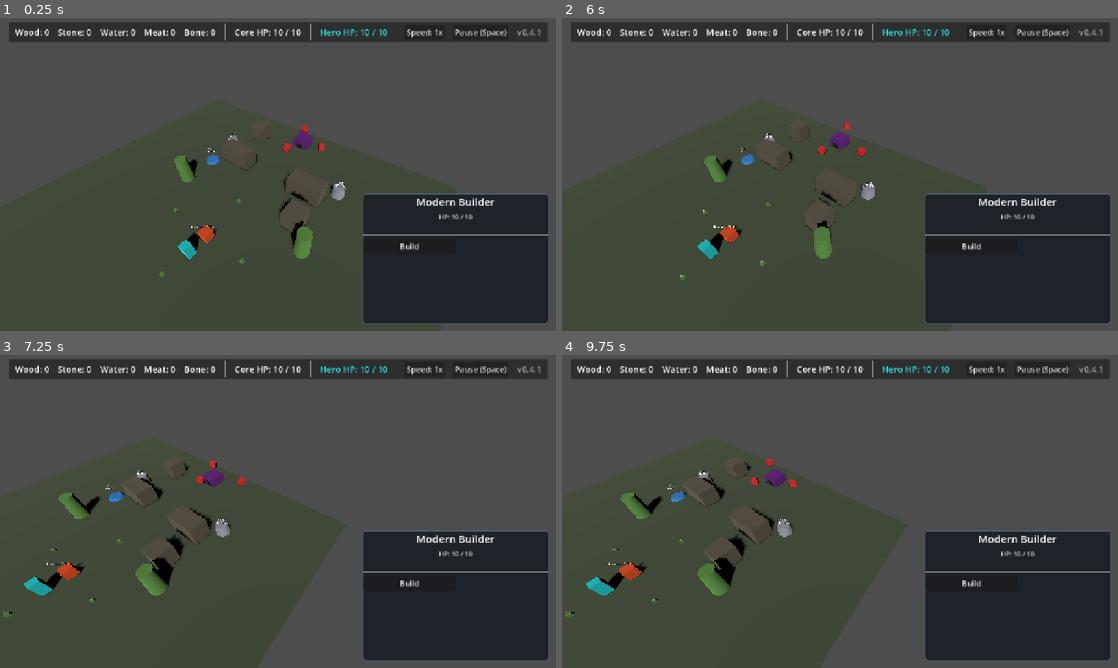
Above: before the commit, frames 1-4 (two rows, left to right).
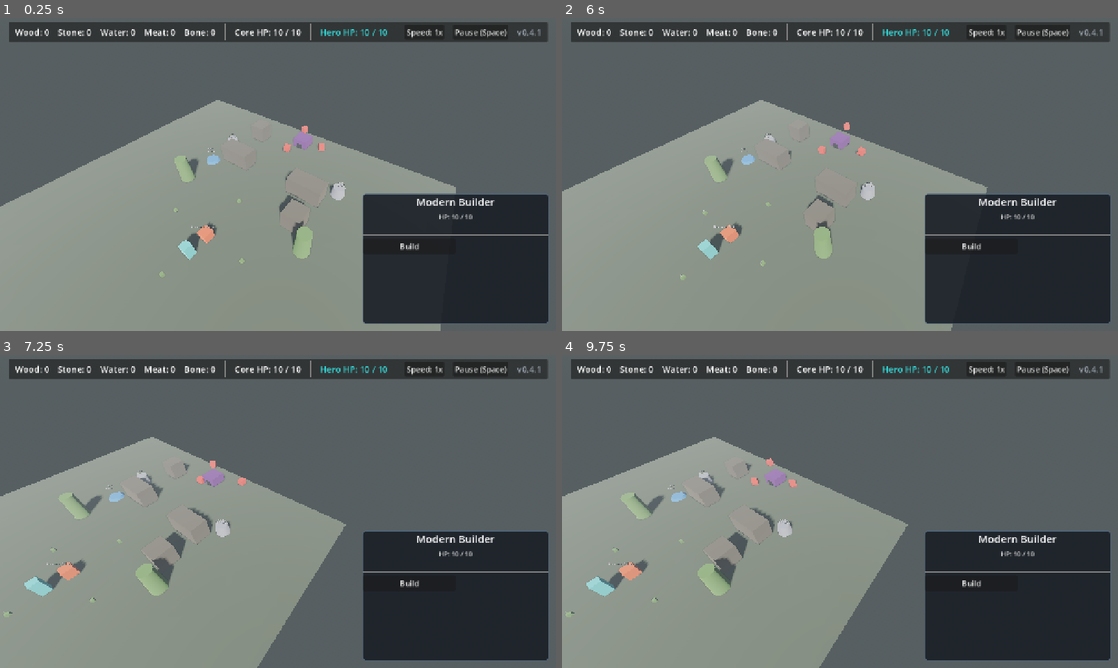
Above: after the commit, the same moments.

Repository: kcokz/dino-td
Game: Godot game, scene res://scenes/CabinInterior.tscn
Same seed, same stepped clock (60 frames per second), same inputs: the game is played once before the commit and once after it.
Inputs (mouse positions are in pixels of both pictures, inside the frame that each line leads up to):
- Up to frame 1 (0.25 s): no input
- Up to frame 2 (6 s): click "Speed: 1x" at 0.5 s; click "Speed: 2x" at 1.25 s; click "Speed: 3x" at 2 s; click "Build" at 2.75 s; click "Back" at 3.5 s; click "Pause (Space)" at 4.25 s; click "Resume (Space)" at 5 s; move the mouse to (962, 158) at 5.77 s; hold D from 5.78 s (still down); tap 0 at 5.85 s; click (962, 158) at 5.92 s
- Up to frame 3 (7.25 s): release D at 6.5 s; drag from (166, 527) to (250, 574) at 6.52 s
- Up to frame 4 (9.75 s): move the mouse to (895, 442) at 7.27 s; hold D 7.28-8 s; tap 0 at 7.35, 8.85 s; drag from (812, 574) to (673, 464) at 8.02 s; move the mouse to (1006, 558) at 8.77 s; hold A 8.78-9.5 s; drag from (673, 464) to (756, 433) at 9.52 s

The runs differ from the first frame. In frame 1, 41% of the frame differs, in the area x 0-82%, y 26-100%; in frame 2, 41%; in frame 3, 35%; in frame 4, 35%.

Commit message:
feat(v0.5): scene environment brings realistic PBR atmosphere to the level
In a fixed high-angle isometric perspective, realistic visual cohesion is driven
far more by tonemapping, shadow grounding, ambient fill, and atmospheric depth
than by polygon budgets. Models arriving at varied geometric densities still read
as a single unified world when illumination and occlusion match.

Main.tscn previously had no WorldEnvironment -- only a single unmanaged
DirectionalLight3D, leaving shadows harsh and ungrounded, sky uniform, and highlights
prone to harsh digital clipping.

Changes:
  * scripts/autoload/Config.gd: Added ENVIRONMENT configuration dictionary.
    - Tonemapping: AgX mode for smooth highlight compression on dinosaur scales and rocks.
    - Procedural sky: warm dust-horizon scattering matching prehistoric landscape.
    - Ambient lighting: sky-derived fill softening dark cavities without washing out contrast.
    - SSAO: 1.5m radius ambient occlusion grounding feet and fences firmly into the terrain.
    - Glow: restrained softlight bloom avoiding artificial neon aesthetic.
    - Atmospheric fog: exponential distance haze starting at 26m and extending to 48m,
      providing scale across the 40x40 map while keeping active combat clear.
    - Directional sun: tuned shadow bias, normal bias, and 48m shadow coverage.
  * scripts/fx/SceneEnvironment.gd: WorldEnvironment node script dynamically applying
    Config.ENVIRONMENT to both Environment and DirectionalLight3D in _ready().
  * scenes/Main.tscn: Instantiates WorldEnvironment with SceneEnvironment script.
  * tests/test_v05_environment.gd: 8 tests (63 assertions) verifying configuration
    derivation, feature toggles, and underground cabin interior compatibility.

Alternatives considered and rejected:
  * Baking environment properties into Main.tscn: Rejected because scene-serialized
    numbers cannot be programmatically verified against Config, violate the single source
    of truth constitution, and require editor GUI to tune.
  * ACES tonemapping: Tested and rejected in favor of AgX, as AgX handles high-energy
    specular rolloff on low-poly bevels without oversaturating highlight fringes.
  * Separate indoor environment for cabin: Rejected as unnecessary complexity.
    Because fog begins at 26.0m and the underground room is within 7m of its camera,
    the dedicated CabinLight (omni range 14m, energy 1.4) maintains clear, warm indoor
    legibility without conflicting with outdoor atmospheric settings.

Tests: 606 passing across all 35 suites, 0 failures. Headless smoke test runs cleanly.

Co-Authored-By: Claude Opus 5 <noreply@anthropic.com>

Diff:
--- a/scenes/Main.tscn
+++ b/scenes/Main.tscn
@@ -1,10 +1,13 @@
-[gd_scene load_steps=9 format=3 uid="uid://c3mainscene0001"]
+[gd_scene load_steps=11 format=3 uid="uid://c3mainscene0001"]
 
 [ext_resource type="Script" path="res://scripts/core/Main.gd" id="1_main"]
 [ext_resource type="Script" path="res://scripts/core/GridManager.gd" id="2_grid"]
 [ext_resource type="Script" path="res://scripts/core/BuildSystem.gd" id="3_build"]
 [ext_resource type="Script" path="res://scripts/core/WaveManager.gd" id="4_wave"]
 [ext_resource type="PackedScene" path="res://scenes/ui/HUD.tscn" id="5_hud"]
+[ext_resource type="Script" path="res://scripts/fx/SceneEnvironment.gd" id="6_env"]
+
+[sub_resource type="Environment" id="Environment_main"]
 
 [sub_resource type="PlaneMesh" id="PlaneMesh_ground"]
 size = Vector2(40, 40)
@@ -17,6 +20,10 @@
 
 [node name="Main" type="Node3D"]
 script = ExtResource("1_main")
+
+[node name="WorldEnvironment" type="WorldEnvironment" parent="."]
+environment = SubResource("Environment_main")
+script = ExtResource("6_env")
 
 [node name="Camera3D" type="Camera3D" parent="."]
 transform = Transform3D(0.819152, -0.40558, 0.40558, 0, 0.707107, 0.707107, -0.573576, -0.579228, 0.579228, 12, 18, 5)
--- a/scripts/autoload/Config.gd
+++ b/scripts/autoload/Config.gd
@@ -806,3 +806,78 @@
 		var raw_key = DINOS[type_id].get("name", type_id)
 		return TranslationServer.translate(raw_key)
 	return TranslationServer.translate(type_id)
+
+# ==============================================================================
+# 15. Scene Environment & Lighting (v0.5)
+# ==============================================================================
+
+## Realistic PBR presentation environment.
+##
+## In a game with a fixed high-angle isometric camera, visual coherence is driven by
+## light, shadow contact, atmospheric depth, and tonemapping rolloff rather than
+## micro-level polygon counts. Models arriving in varied polygon densities still read
+## as one cohesive world if the light and ground occlusion are right.
+const ENVIRONMENT: Dictionary = {
+	# Tonemapping: AgX provides photographic highlight compression, preventing hot
+	# specular spots on dinosaur scales or bright stones from blowing out to chalk.
+	"tonemap_mode": Environment.TONE_MAPPER_AGX,
+	"tonemap_exposure": 1.0,
+	"tonemap_white": 1.0,
+
+	# Procedural Sky: Prehistoric atmosphere with clear upper troposphere and dust-laden horizon.
+	"background_mode": Environment.BG_SKY,
+	"sky_top_color": Color(0.35, 0.45, 0.58),       # Subdued cool zenith
+	"sky_horizon_color": Color(0.72, 0.75, 0.77),   # Hazy horizon scattering
+	"ground_bottom_color": Color(0.18, 0.20, 0.16), # Dark terrain bounce
+	"ground_horizon_color": Color(0.55, 0.58, 0.54),
+	"sun_angle_max": 30.0,
+	"sun_curve": 0.15,
+
+	# Ambient Lighting: Uses the procedural sky as the source so shadow sides receive
+	# soft natural fill tinted by the sky, avoiding pitch-black cavities under trees and rocks.
+	"ambient_source": Environment.AMBIENT_SOURCE_SKY,
+	"ambient_color": Color(0.85, 0.90, 0.95),
+	"ambient_energy": 0.35,
+	"ambient_sky_contribution": 0.55,
+
+	# SSAO: Screen-space ambient occlusion is the single most cost-effective feature for
+	# top-down view. It plants trees, walls, and dinosaur feet firmly onto the ground
+	# plane without floating. Radius is 1.5m, scaled to the 2.0m tile size.
+	"ssao_enabled": true,
+	"ssao_radius": 1.5,
+	"ssao_intensity": 1.8,
+	"ssao_power": 1.5,
+	"ssao_detail": 0.5,
+
+	# Glow: Kept restrained (0.3 intensity, low bloom) to avoid the synthetic plastic
+	# look of over-bloomed indie titles. Softens hot highlights naturally.
+	"glow_enabled": true,
+	"glow_intensity": 0.3,
+	"glow_bloom": 0.08,
+	"glow_blend_mode": Environment.GLOW_BLEND_MODE_SOFTLIGHT,
+
+	# Atmospheric Fog: Distance haze provides depth across the 40x40 map.
+	# Begins at 26m (just outside the primary combat zone) and deepens towards the map edge (48m),
+	# giving the illusion of a vast primordial landscape without obscuring active gameplay.
+	"fog_enabled": true,
+	"fog_mode": Environment.FOG_MODE_EXPONENTIAL,
+	"fog_light_color": Color(0.68, 0.73, 0.78),
+	"fog_light_energy": 0.85,
+	"fog_density": 0.008,
+	"fog_aerial_perspective": 0.4,
+	"fog_sky_affect": 0.35,
+	"fog_depth_begin": 26.0,
+	"fog_depth_end": 48.0,
+
+	# Directional Sun Light:
+	# Matches the ancient daylight angle. Shadow bias and normal bias are tuned to eliminate
+	# shadow acne on low-poly bevels while keeping tight shadow contact at feet and bases.
+	# Max shadow distance is 48.0m to encompass the entire 40x40 ground plane from Camera3D.
+	"sun_light_color": Color(1.0, 0.96, 0.90),
+	"sun_light_energy": 1.15,
+	"sun_shadow_enabled": true,
+	"sun_shadow_bias": 0.03,
+	"sun_shadow_normal_bias": 1.2,
+	"sun_shadow_blur": 1.2,
+	"sun_shadow_max_distance": 48.0,
+}
--- /dev/null
+++ b/scripts/fx/SceneEnvironment.gd
@@ -0,0 +1,124 @@
+# res://scripts/fx/SceneEnvironment.gd
+class_name SceneEnvironment
+extends WorldEnvironment
+
+## Configures the scene's WorldEnvironment and DirectionalLight3D from Config.ENVIRONMENT.
+##
+## Keeping all numbers in Config guarantees a single source of truth: designers can tune
+## prehistoric sky colors, fog distances, and shadow bias in one data block, and tests can
+## verify that presentation properties match declared values without opening .tscn files.
+
+func _ready() -> void:
+	apply_environment_config()
+	apply_sun_config()
+
+## Builds or updates the attached Environment resource according to Config.ENVIRONMENT.
+func apply_environment_config() -> void:
+	var cfg = _get_config()
+	if cfg == null or not ("ENVIRONMENT" in cfg):
+		return
+	var env_data: Dictionary = cfg.ENVIRONMENT
+
+	if environment == null:
+		environment = Environment.new()
+
+	# 1. Tonemapping -- AgX prevents highlight blowout on pale rock and dinosaur scales.
+	environment.tonemap_mode = int(env_data.get("tonemap_mode", Environment.TONE_MAPPER_AGX))
+	environment.tonemap_exposure = float(env_data.get("tonemap_exposure", 1.0))
+	environment.tonemap_white = float(env_data.get("tonemap_white", 1.0))
+
+	# 2. Background & Procedural Sky -- Prehistoric atmosphere with warm dust-haze horizon.
+	environment.background_mode = int(env_data.get("background_mode", Environment.BG_SKY))
+	if environment.sky == null:
+		environment.sky = Sky.new()
+	var sky_mat := environment.sky.sky_material as ProceduralSkyMaterial
+	if sky_mat == null:
+		sky_mat = ProceduralSkyMaterial.new()
+		environment.sky.sky_material = sky_mat
+
+	if env_data.has("sky_top_color"):
+		sky_mat.sky_top_color = env_data["sky_top_color"]
+	if env_data.has("sky_horizon_color"):
+		sky_mat.sky_horizon_color = env_data["sky_horizon_color"]
+	if env_data.has("ground_bottom_color"):
+		sky_mat.ground_bottom_color = env_data["ground_bottom_color"]
+	if env_data.has("ground_horizon_color"):
+		sky_mat.ground_horizon_color = env_data["ground_horizon_color"]
+	if env_data.has("sun_angle_max"):
+		sky_mat.sun_angle_max = float(env_data["sun_angle_max"])
+	if env_data.has("sun_curve"):
+		sky_mat.sun_curve = float(env_data["sun_curve"])
+
+	# 3. Ambient Light -- Sky contribution softly fills shadows so details remain legible.
+	environment.ambient_light_source = int(env_data.get("ambient_source", Environment.AMBIENT_SOURCE_SKY))
+	if env_data.has("ambient_color"):
+		environment.ambient_light_color = env_data["ambient_color"]
+	environment.ambient_light_energy = float(env_data.get("ambient_energy", 0.35))
+	environment.ambient_light_sky_contribution = float(env_data.get("ambient_sky_contribution", 0.55))
+
+	# 4. SSAO -- Plants stakes, buildings, and dinosaur feet firmly onto terrain.
+	environment.ssao_enabled = bool(env_data.get("ssao_enabled", true))
+	environment.ssao_radius = float(env_data.get("ssao_radius", 1.5))
+	environment.ssao_intensity = float(env_data.get("ssao_intensity", 1.8))
+	environment.ssao_power = float(env_data.get("ssao_power", 1.5))
+	environment.ssao_detail = float(env_data.get("ssao_detail", 0.5))
+
+	# 5. Glow -- Restrained bloom to preserve natural PBR response without neon bleed.
+	environment.glow_enabled = bool(env_data.get("glow_enabled", true))
+	environment.glow_intensity = float(env_data.get("glow_intensity", 0.3))
+	environment.glow_bloom = float(env_data.get("glow_bloom", 0.08))
+	environment.glow_blend_mode = int(env_data.get("glow_blend_mode", Environment.GLOW_BLEND_MODE_SOFTLIGHT))
+
+	# 6. Atmospheric Fog -- Distance haze softening map borders while keeping playfield sharp.
+	environment.fog_enabled = bool(env_data.get("fog_enabled", true))
+	environment.fog_mode = int(env_data.get("fog_mode", Environment.FOG_MODE_EXPONENTIAL))
+	if env_data.has("fog_light_color"):
+		environment.fog_light_color = env_data["fog_light_color"]
+	environment.fog_light_energy = float(env_data.get("fog_light_energy", 0.85))
+	environment.fog_density = float(env_data.get("fog_density", 0.008))
+	environment.fog_aerial_perspective = float(env_data.get("fog_aerial_perspective", 0.4))
+	environment.fog_sky_affect = float(env_data.get("fog_sky_affect", 0.35))
+	environment.fog_depth_begin = float(env_data.get("fog_depth_begin", 26.0))
+	environment.fog_depth_end = float(env_data.get("fog_depth_end", 48.0))
+
+## Updates DirectionalLight3D on parent scene with shadow bias and energy from Config.ENVIRONMENT.
+func apply_sun_config() -> void:
+	var cfg = _get_config()
+	if cfg == null or not ("ENVIRONMENT" in cfg):
+		return
+	var env_data: Dictionary = cfg.ENVIRONMENT
+	var sun: DirectionalLight3D = _find_sun()
+	if sun == null:
+		return
+
+	if env_data.has("sun_light_color"):
+		sun.light_color = env_data["sun_light_color"]
+	if env_data.has("sun_light_energy"):
+		sun.light_energy = float(env_data["sun_light_energy"])
+	if env_data.has("sun_shadow_enabled"):
+		sun.shadow_enabled = bool(env_data["sun_shadow_enabled"])
+	if env_data.has("sun_shadow_bias"):
+		sun.shadow_bias = float(env_data["sun_shadow_bias"])
+	if env_data.has("sun_shadow_normal_bias"):
+		sun.shadow_normal_bias = float(env_data["sun_shadow_normal_bias"])
+	if env_data.has("sun_shadow_blur"):
+		sun.shadow_blur = float(env_data["sun_shadow_blur"])
+	if env_data.has("sun_shadow_max_distance"):
+		sun.directional_shadow_max_distance = float(env_data["sun_shadow_max_distance"])
+
+func _find_sun() -> DirectionalLight3D:
+	var parent_node = get_parent()
+	if parent_node != null:
+		var sun = parent_node.find_child("DirectionalLight3D", false, false) as DirectionalLight3D
+		if sun != null:
+			return sun
+	if is_inside_tree():
+		return get_tree().root.find_child("DirectionalLight3D", true, false) as DirectionalLight3D
+	return null
+
+func _get_config() -> Node:
+	if is_inside_tree():
+		return get_node_or_null("/root/Config")
+	if Engine.get_main_loop() is SceneTree and Engine.get_main_loop().root:
+		return Engine.get_main_loop().root.get_node_or_null("Config")
+	return null
--- /dev/null
+++ b/tests/test_v05_environment.gd
@@ -0,0 +1,241 @@
+# res://tests/test_v05_environment.gd
+# v0.5 visual MVP: Scene environment and lighting.
+#
+# In realistic PBR presentation with a fixed high-angle isometric camera, visual
+# coherence is driven by lighting, ground occlusion, atmospheric depth, and
+# tonemapping rolloff rather than polygon count. Models arriving with varied polygon
+# densities still read as one cohesive world if the light and ground occlusion are right.
+#
+# The Constitution requires:
+# 1. All numerical values must come from Config.ENVIRONMENT, never hardcoded in .tscn.
+# 2. Tests derive expectations from Config.ENVIRONMENT, never repeating literals.
+# 3. Cabin interior (parked at Y = -200) retains indoor light and clear visibility.
+extends "res://tests/test_base.gd"
+
+var config_node: Object = null
+var _cleanup_nodes: Array[Node] = []
+
+func before_all() -> void:
+	if tree != null and tree.root != null:
+		config_node = tree.root.get_node_or_null("Config")
+
+func after_each() -> void:
+	for n in _cleanup_nodes:
+		if is_instance_valid(n):
+			if n.is_inside_tree():
+				n.get_parent().remove_child(n)
+			if not n.is_queued_for_deletion():
+				n.free()
+	_cleanup_nodes.clear()
+	super.after_each()
+
+func _instantiate_main() -> Node:
+	var scene = load("res://scenes/Main.tscn")
+	var main = scene.instantiate()
+	_cleanup_nodes.append(main)
+	tree.root.add_child(main)
+	return main
+
+func _get_env(main: Node) -> Environment:
+	var env_node := main.find_child("WorldEnvironment", false, false) as WorldEnvironment
+	if env_node != null:
+		return env_node.environment
+	return null
+
+# ==============================================================================
+# 1. WorldEnvironment Node Presence & Structure
+# ==============================================================================
+
+func test_01_main_has_single_world_environment_with_valid_environment() -> void:
+	var main = _instantiate_main()
+	var env_nodes = main.find_children("*", "WorldEnvironment", true, false)
+	assert_eq(env_nodes.size(), 1, "Main.tscn has exactly one WorldEnvironment node")
+
+	var env_node := env_nodes[0] as WorldEnvironment
+	assert_not_null(env_node, "The node is a WorldEnvironment")
+	assert_true(env_node is SceneEnvironment, "The node uses SceneEnvironment script")
+	assert_not_null(env_node.environment, "WorldEnvironment has an attached Environment resource")
+
+# ==============================================================================
+# 2. Tonemapping Configuration
+# ==============================================================================
+
+func test_02_environment_tonemap_matches_config() -> void:
+	var main = _instantiate_main()
+	var env := _get_env(main)
+	assert_not_null(env, "Environment is available")
+
+	var env_cfg: Dictionary = config_node.ENVIRONMENT
+	assert_eq(env.tonemap_mode, env_cfg["tonemap_mode"],
+		"Tonemap mode matches Config (AgX photographic highlight rolloff)")
+	assert_almost_eq(env.tonemap_exposure, float(env_cfg["tonemap_exposure"]), 0.001,
+		"Tonemap exposure matches Config")
+	assert_almost_eq(env.tonemap_white, float(env_cfg["tonemap_white"]), 0.001,
+		"Tonemap white point matches Config")
+
+# ==============================================================================
+# 3. Procedural Sky Configuration
+# ==============================================================================
+
+func test_03_environment_procedural_sky_matches_config() -> void:
+	var main = _instantiate_main()
+	var env := _get_env(main)
+	assert_not_null(env, "Environment is available")
+
+	var env_cfg: Dictionary = config_node.ENVIRONMENT
+	assert_eq(env.background_mode, env_cfg["background_mode"],
+		"Background mode matches Config (BG_SKY)")
+	assert_not_null(env.sky, "Sky resource is set")
+	assert_true(env.sky.sky_material is ProceduralSkyMaterial,
+		"Sky material is ProceduralSkyMaterial")
+
+	var sky_mat := env.sky.sky_material as ProceduralSkyMaterial
+	assert_eq(sky_mat.sky_top_color, env_cfg["sky_top_color"],
+		"Sky top color matches Config")
+	assert_eq(sky_mat.sky_horizon_color, env_cfg["sky_horizon_color"],
+		"Sky horizon color matches Config")
+	assert_eq(sky_mat.ground_bottom_color, env_cfg["ground_bottom_color"],
+		"Ground bottom color matches Config")
+	assert_eq(sky_mat.ground_horizon_color, env_cfg["ground_horizon_color"],
+		"Ground horizon color matches Config")
+	assert_almost_eq(sky_mat.sun_angle_max, float(env_cfg["sun_angle_max"]), 0.001,
+		"Sun angle max matches Config")
+	assert_almost_eq(sky_mat.sun_curve, float(env_cfg["sun_curve"]), 0.001,
+		"Sun curve matches Config")
+
+# ==============================================================================
+# 4. Ambient Lighting Configuration
+# ==============================================================================
+
+func test_04_environment_ambient_light_matches_config() -> void:
+	var main = _instantiate_main()
+	var env := _get_env(main)
+	assert_not_null(env, "Environment is available")
+
+	var env_cfg: Dictionary = config_node.ENVIRONMENT
+	assert_eq(env.ambient_light_source, env_cfg["ambient_source"],
+		"Ambient light source matches Config (SKY)")
+	assert_eq(env.ambient_light_color, env_cfg["ambient_color"],
+		"Ambient light color matches Config")
+	assert_almost_eq(env.ambient_light_energy, float(env_cfg["ambient_energy"]), 0.001,
+		"Ambient light energy matches Config")
+	assert_almost_eq(env.ambient_light_sky_contribution, float(env_cfg["ambient_sky_contribution"]), 0.001,
+		"Ambient sky contribution matches Config")
+
+# ==============================================================================
+# 5. SSAO and Glow Configurations
+# ==============================================================================
+
+func test_05_environment_ssao_and_glow_match_config() -> void:
+	var main = _instantiate_main()
+	var env := _get_env(main)
+	assert_not_null(env, "Environment is available")
+
+	var env_cfg: Dictionary = config_node.ENVIRONMENT
+	# SSAO
+	assert_eq(env.ssao_enabled, bool(env_cfg["ssao_enabled"]),
+		"SSAO enabled tracks Config")
+	assert_almost_eq(env.ssao_radius, float(env_cfg["ssao_radius"]), 0.001,
+		"SSAO radius matches Config")
+	assert_almost_eq(env.ssao_intensity, float(env_cfg["ssao_intensity"]), 0.001,
+		"SSAO intensity matches Config")
+	assert_almost_eq(env.ssao_power, float(env_cfg["ssao_power"]), 0.001,
+		"SSAO power matches Config")
+	assert_almost_eq(env.ssao_detail, float(env_cfg["ssao_detail"]), 0.001,
+		"SSAO detail matches Config")
+
+	# Glow
+	assert_eq(env.glow_enabled, bool(env_cfg["glow_enabled"]),
+		"Glow enabled tracks Config")
+	assert_almost_eq(env.glow_intensity, float(env_cfg["glow_intensity"]), 0.001,
+		"Glow intensity matches Config")
+	assert_almost_eq(env.glow_bloom, float(env_cfg["glow_bloom"]), 0.001,
+		"Glow bloom matches Config")
+	assert_eq(env.glow_blend_mode, env_cfg["glow_blend_mode"],
+		"Glow blend mode matches Config")
+
+# ==============================================================================
+# 6. Atmospheric Fog Configuration
+# ==============================================================================
+
+func test_06_environment_atmospheric_fog_matches_config() -> void:
+	var main = _instantiate_main()
+	var env := _get_env(main)
+	assert_not_null(env, "Environment is available")
+
+	var env_cfg: Dictionary = config_node.ENVIRONMENT
+	assert_eq(env.fog_enabled, bool(env_cfg["fog_enabled"]),
+		"Fog enabled tracks Config")
+	assert_eq(env.fog_mode, env_cfg["fog_mode"],
+		"Fog mode matches Config")
+	assert_eq(env.fog_light_color, env_cfg["fog_light_color"],
+		"Fog light color matches Config")
+	assert_almost_eq(env.fog_light_energy, float(env_cfg["fog_light_energy"]), 0.001,
+		"Fog light energy matches Config")
+	assert_almost_eq(env.fog_density, float(env_cfg["fog_density"]), 0.0001,
+		"Fog density matches Config")
+	assert_almost_eq(env.fog_aerial_perspective, float(env_cfg["fog_aerial_perspective"]), 0.001,
+		"Fog aerial perspective matches Config")
+	assert_almost_eq(env.fog_sky_affect, float(env_cfg["fog_sky_affect"]), 0.001,
+		"Fog sky affect matches Config")
+	assert_almost_eq(env.fog_depth_begin, float(env_cfg["fog_depth_begin"]), 0.001,
+		"Fog depth begin matches Config")
+	assert_almost_eq(env.fog_depth_end, float(env_cfg["fog_depth_end"]), 0.001,
+		"Fog depth end matches Config")
+
+# ==============================================================================
+# 7. Directional Sun Light Configuration
+# ==============================================================================
+
+func test_07_sun_directional_light_matches_config() -> void:
+	var main = _instantiate_main()
+	var sun := main.find_child("DirectionalLight3D", false, false) as DirectionalLight3D
+	assert_not_null(sun, "DirectionalLight3D exists in Main")
+
+	var env_cfg: Dictionary = config_node.ENVIRONMENT
+	assert_eq(sun.light_color, env_cfg["sun_light_color"],
+		"Sun light color matches Config")
+	assert_almost_eq(sun.light_energy, float(env_cfg["sun_light_energy"]), 0.001,
+		"Sun light energy matches Config")
+	assert_eq(sun.shadow_enabled, bool(env_cfg["sun_shadow_enabled"]),
+		"Sun shadow enabled matches Config")
+	assert_almost_eq(sun.shadow_bias, float(env_cfg["sun_shadow_bias"]), 0.001,
+		"Sun shadow bias matches Config")
+	assert_almost_eq(sun.shadow_normal_bias, float(env_cfg["sun_shadow_normal_bias"]), 0.001,
+		"Sun shadow normal bias matches Config")
+	assert_almost_eq(sun.shadow_blur, float(env_cfg["sun_shadow_blur"]), 0.001,
+		"Sun shadow blur matches Config")
+	assert_almost_eq(sun.directional_shadow_max_distance, float(env_cfg["sun_shadow_max_distance"]), 0.001,
+		"Sun shadow max distance matches Config")
+
+# ==============================================================================
+# 8. Cabin Interior Compatibility & Fog Legibility
+# ==============================================================================
+
+func test_08_cabin_interior_preserves_lighting_and_visibility() -> void:
+	var main = _instantiate_main()
+	await wait_frames(2)
+
+	assert_not_null(main.cabin_interior, "Cabin interior is instanced")
+	var cabin_light := main.cabin_interior.find_child("CabinLight", false, false) as Light3D
+	assert_not_null(cabin_light, "Cabin has dedicated CabinLight")
+	assert_true(cabin_light.visible, "CabinLight is visible")
+	assert_gt(cabin_light.light_energy, 0.0, "CabinLight is lit with positive energy")
+
+	# Enter cabin: camera switches to cabin camera
+	assert_true(main.enter_cabin(), "Stepping into cabin succeeds")
+	assert_true(main.in_cabin, "Main registers in_cabin state")
+	assert_true(main.cabin_interior.camera.current, "Cabin camera becomes current")
+	assert_false(main.camera.current, "Map camera is not current while inside cabin")
+
+	# Visibility assertion: fog begin distance must exceed cabin room dimensions so
+	# the indoor scene is not obscured by outdoor prehistoric distance fog.
+	var cam_distance_to_origin = main.cabin_interior.camera.position.length()
+	var fog_begin: float = float(config_node.ENVIRONMENT["fog_depth_begin"])
+	assert_lt(cam_distance_to_origin, fog_begin,
+		"Cabin interior is within fog_depth_begin, preserving unclouded indoor visibility")
+
+	# Exit cabin: restores map camera
+	assert_true(main.leave_cabin(), "Leaving cabin succeeds")
+	assert_false(main.in_cabin, "Main outside")
+	assert_true(main.camera.current, "Map camera is active again")
Not shown, added: scripts/fx/SceneEnvironment.gd.uid
Not shown, added: tests/test_v05_environment.gd.uid
Not shown, added: tests/test_v05_visual_library.gd.uid
